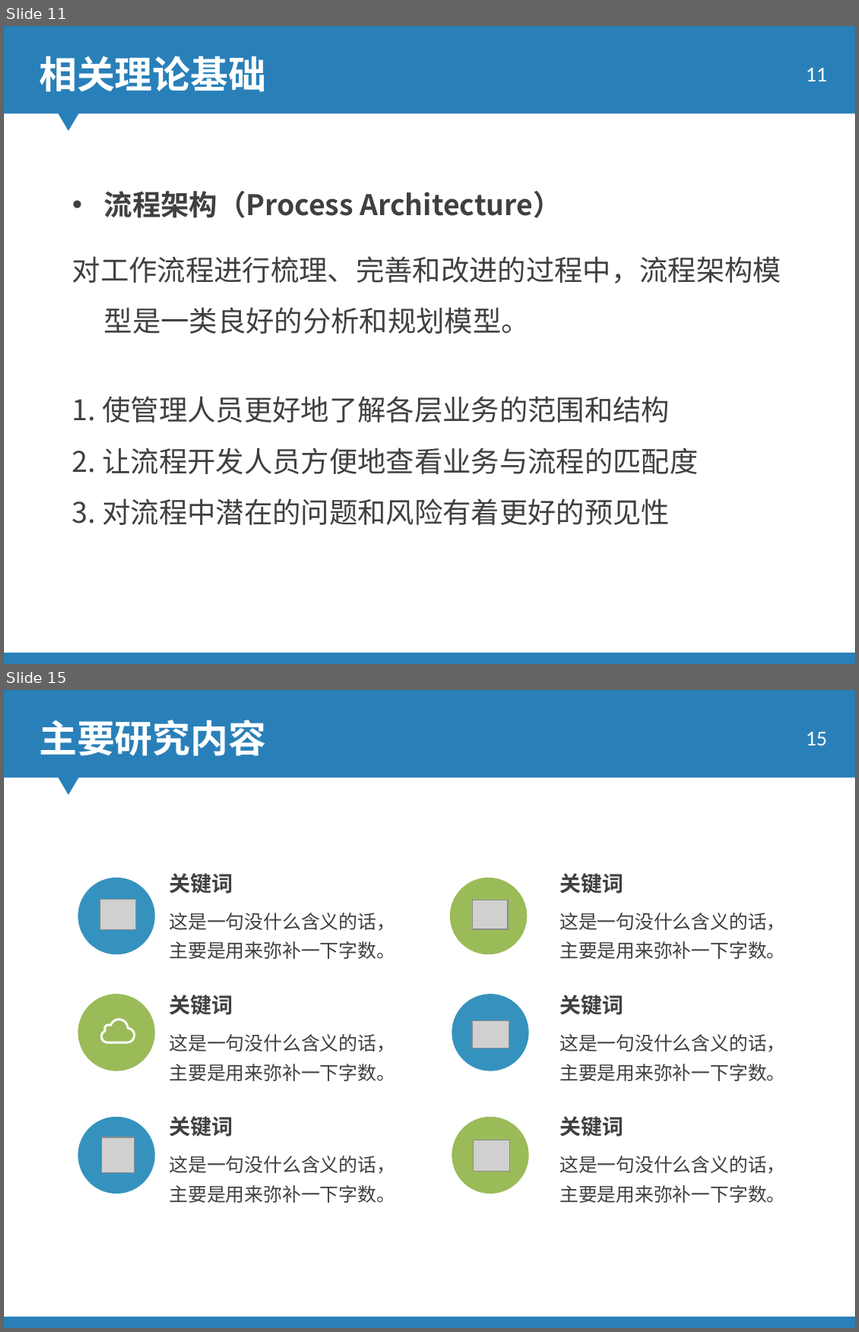
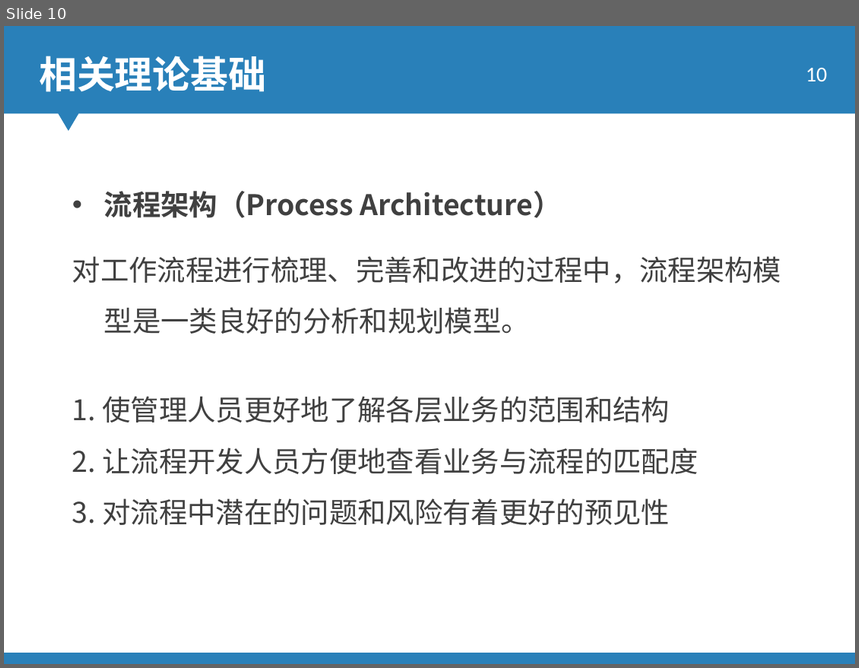
Before and after one commit to ky4910/KimThesis, a slide deck: 答辩_0610_JY.ppt. Shown one above the other, each under a label of ours: slides 11 and 15 before the commit, slide 10 after it; the slides between them are not shown. The pictures are 859x1332 and 859x668 pixels, drawn with LibreOffice and Linux fonts; fonts in the diff are those of the drawing; grey boxes stand for pictures; background and template pictures are left out. Boxes give left, top, right and bottom in pixels: in the first picture for what was removed or moved away, otherwise in the second. Text is boxed around its words. In the diff, an @@ line names an element or a change of style, - is before the commit and + after.

```diff
--- a/答辩_0610_JY.ppt
+++ b/答辩_0610_JY.ppt
@@ slide 15 removed at (4,690,855,1328), background picture (left out); not listed: 2 template elements that a slide beside it also shows @@
@@ text removed at (39,720,266,756) @@
-主要研究内容
@@ page number removed at (806,732,827,745) @@
-15
@@ ellipse removed at (78,877,154,954) @@
@@ text removed at (169,873,395,959) @@
-关键词
-这是一句没什么含义的话，主要是用来弥补一下字数。
@@ ellipse removed at (450,877,528,954) @@
@@ text removed at (560,873,786,959) @@
-关键词
-这是一句没什么含义的话，主要是用来弥补一下字数。
@@ picture removed at (101,900,135,930) @@
@@ picture removed at (473,901,508,930) @@
@@ ellipse removed at (78,994,154,1072) @@
@@ text removed at (169,995,395,1081) @@
-关键词
-这是一句没什么含义的话，主要是用来弥补一下字数。
@@ ellipse removed at (452,994,528,1072) @@
@@ text removed at (560,995,786,1081) @@
-关键词
-这是一句没什么含义的话，主要是用来弥补一下字数。
@@ freeform shape removed at (101,1018,135,1044) @@
@@ picture removed at (473,1021,509,1049) @@
@@ ellipse removed at (78,1117,154,1194) @@
@@ text removed at (169,1116,395,1203) @@
-关键词
-这是一句没什么含义的话，主要是用来弥补一下字数。
@@ ellipse removed at (452,1117,528,1194) @@
@@ text removed at (560,1116,786,1203) @@
-关键词
-这是一句没什么含义的话，主要是用来弥补一下字数。
@@ picture removed at (102,1138,135,1173) @@
@@ picture removed at (473,1140,509,1172) @@
@@ what was slide 11 is now slide 10 @@
@@ page number at (806,68,827,81): text changed @@
-11
+10
```
Also in this commit, not shown: 6 slides changed, 20 slides added, 12 other slides removed, 1 other file.
